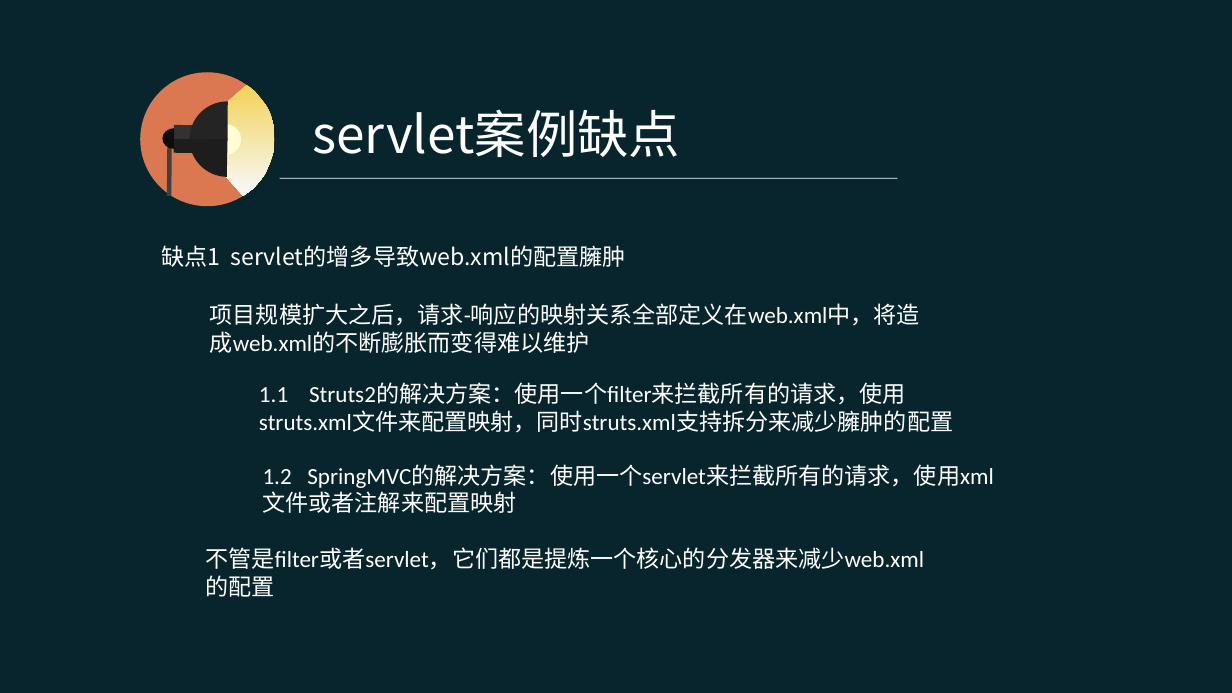
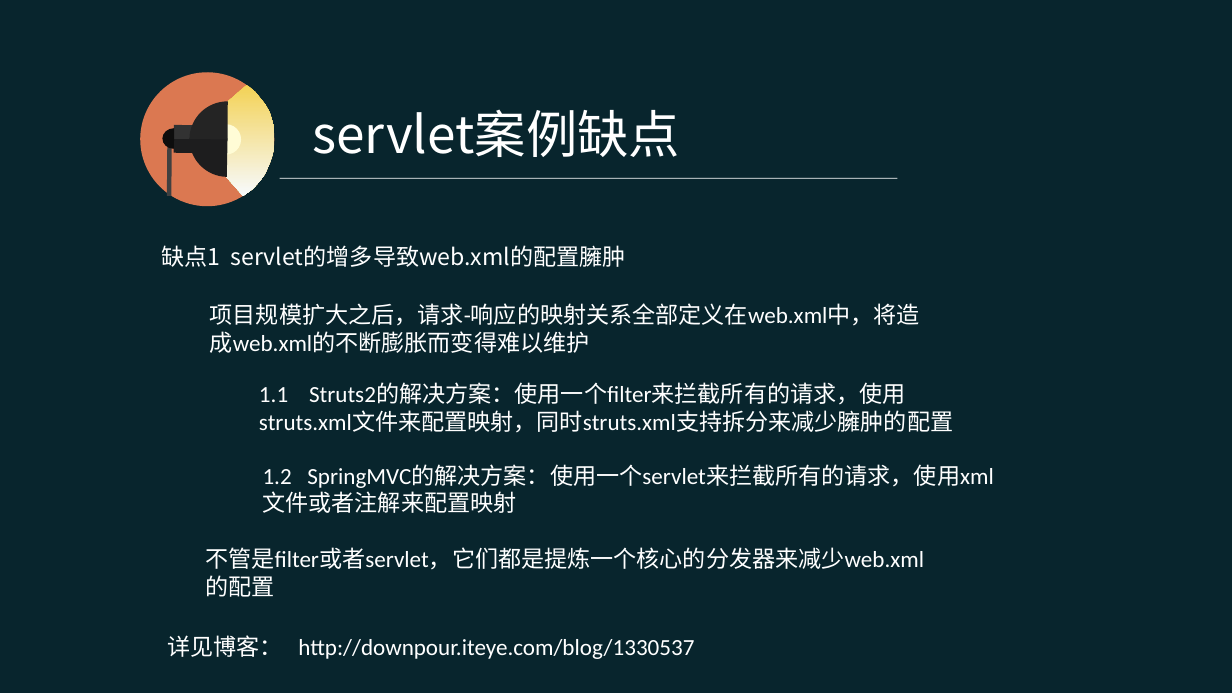
Before and after one commit to pingpangkuangmo/blog, a slide deck: slide 5 of 2015-4/SpringMVC的设计分享.ppt. Drawn at 1232x693 pixels with LibreOffice and Linux fonts; fonts in the diff are those of the drawing. Boxes give left, top, right and bottom in pixels: in the first picture for what was removed or moved away, otherwise in the second. Text is boxed around its words. In the diff, an @@ line names an element or a change of style, - is before the commit and + after.

```diff
--- a/2015-4/SpringMVC的设计分享.ppt
+++ b/2015-4/SpringMVC的设计分享.ppt
@@ text added at (x1=167, y1=635, x2=694, y2=659), 18 pt, text #FFFFFF @@
+详见博客： http://downpour.iteye.com/blog/1330537
```
Also in this commit, not shown: 22 other slides changed, 3 slides added.
